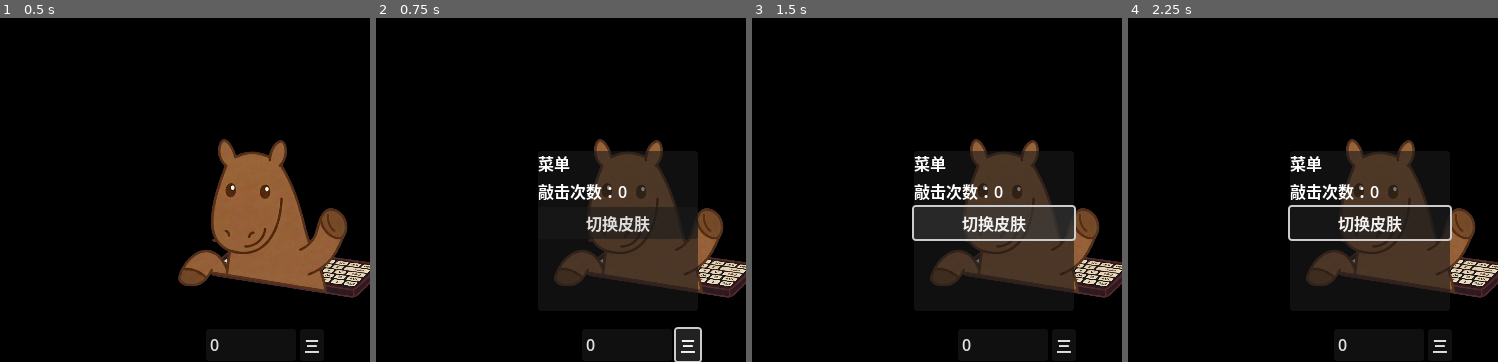
Above: before the commit, frames 1-4 (left to right).
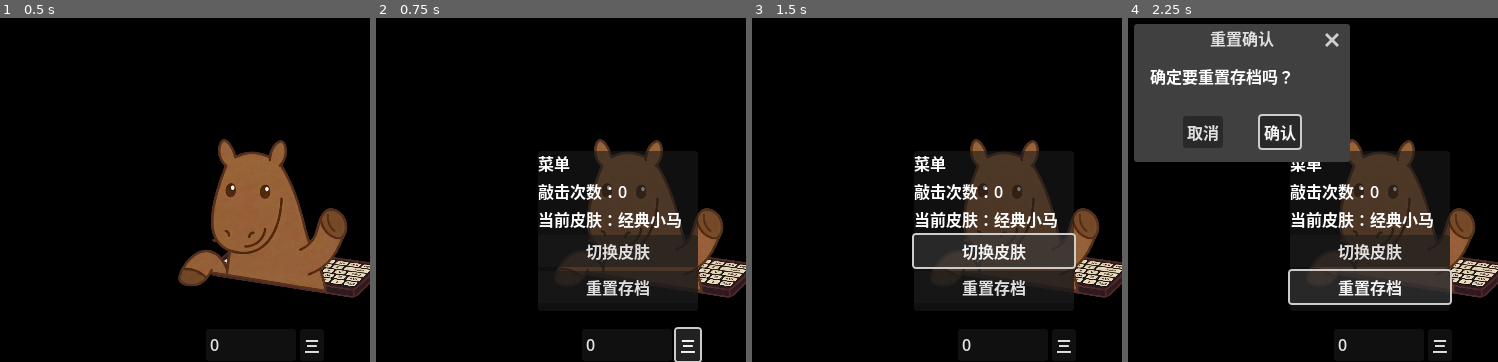
Above: after the commit, the same moments.

Repository: jackcc1642/BongoDada
Game: Godot game, scene res://main.tscn
Two runs of this game, one before a commit and one after it. Both use one fixed random seed, a clock stepped at 60 frames per second and the inputs below.
Inputs (mouse positions are in pixels of both pictures, inside the frame that each line leads up to):
- Up to frame 1 (0.5 s): no input
- Up to frame 2 (0.75 s): click "三" at 0.5 s
- Up to frame 3 (1.5 s): click "切换皮肤" at 1.25 s
- Up to frame 4 (2.25 s): click (1368, 286) at 2 s, where only the run after the commit has a clickable "重置存档"

Frame 1 is identical in both runs. In frame 2, 6.0% of the frame differs, in the area x 44-88%, y 54-81%; in frame 3, 4.3%; in frame 4, 30%, in the area x 1-88%, y 1-84%.

Commit message:
增加菜单皮肤名和重置确认

Diff:
--- a/main.gd
+++ b/main.gd
@@ -11,7 +11,10 @@
 
 @onready var menu_panel: PanelContainer = $UILayer/MenuPanel
 @onready var menu_hits_label: Label = $UILayer/MenuPanel/VBoxContainer/MenuHitsLabel
+@onready var current_skin_label: Label = $UILayer/MenuPanel/VBoxContainer/CurrentSkinLabel
 @onready var skin_switch_btn: Button = $UILayer/MenuPanel/VBoxContainer/SkinSwitchBtn
+@onready var reset_save_btn: Button = $UILayer/MenuPanel/VBoxContainer/ResetSaveBtn
+@onready var reset_confirm_dialog: ConfirmationDialog = $UILayer/ResetConfirmDialog
 
 @onready var unlock_bubble: Button = $UILayer/UnlockBUbble
 @onready var item_icon: TextureRect = $UILayer/UnlockBUbble/ItemIcon
@@ -68,6 +71,8 @@
 	unlock_bubble.pressed.connect(_on_unlock_bubble_pressed)
 	menu_btn.pressed.connect(_on_menu_btn_pressed)
 	skin_switch_btn.pressed.connect(_on_skin_switch_btn_pressed)
+	reset_save_btn.pressed.connect(_on_reset_save_btn_pressed)
+	reset_confirm_dialog.confirmed.connect(_on_reset_confirm_dialog_confirmed)
 
 	# 游戏开始时，读取 Config 里的当前皮肤并应用
 	change_skin(Config.current_skin_id)
@@ -226,6 +231,10 @@
 func refresh_menu() -> void:
 	menu_hits_label.text = "敲击次数：" + str(Config.total_hits)
 
+	var skin_data = Config.skins.get(Config.current_skin_id, {})
+	var skin_name = skin_data.get("name", Config.current_skin_id)
+	current_skin_label.text = "当前皮肤：" + skin_name
+
 func _on_skin_switch_btn_pressed() -> void:
 	var skin_count = Config.unlocked_skins.size()
 	if skin_count <= 0:
@@ -241,3 +250,14 @@
 	change_skin(Config.current_skin_id)
 	Config.save_game()
 	refresh_menu()
+
+func _on_reset_save_btn_pressed() -> void:
+	reset_confirm_dialog.popup_centered()
+
+func _on_reset_confirm_dialog_confirmed() -> void:
+	Config.reset_player_data()
+	change_skin(Config.current_skin_id)
+	hit_counter.text = str(Config.total_hits)
+	unlock_bubble.visible = false
+	pending_reward_data = null
+	refresh_menu()
--- a/main.tscn
+++ b/main.tscn
@@ -154,6 +154,20 @@
 layout_mode = 2
 text = "敲击次数：0"
 
+[node name="CurrentSkinLabel" type="Label" parent="UILayer/MenuPanel/VBoxContainer"]
+layout_mode = 2
+text = "当前皮肤：经典小马"
+
 [node name="SkinSwitchBtn" type="Button" parent="UILayer/MenuPanel/VBoxContainer"]
 layout_mode = 2
 text = "切换皮肤"
+
+[node name="ResetSaveBtn" type="Button" parent="UILayer/MenuPanel/VBoxContainer"]
+layout_mode = 2
+text = "重置存档"
+
+[node name="ResetConfirmDialog" type="ConfirmationDialog" parent="UILayer"]
+title = "重置确认"
+ok_button_text = "确认"
+dialog_text = "确定要重置存档吗？"
+cancel_button_text = "取消"
--- a/scripts/Config.gd
+++ b/scripts/Config.gd
@@ -8,7 +8,7 @@
 var total_hits: int = 0
 var unlocked_skins: Array = ["base_pony"] # 默认已拥有的皮肤
 var claimed_rewards: Array = [] # 记录已经点过气泡领取的奖励，避免重复弹
-
+var current_skin_id: String = "base_pony"
 
 # 策划配表
 var unlock_config = {
@@ -77,9 +77,6 @@
 	}
 }
 
-# 记录当前正在使用的皮肤 ID
-var current_skin_id: String = "base_pony"
-
 # 存档功能
 func save_game() -> void:
 	var save_data = {
@@ -113,3 +110,11 @@
 	unlocked_skins = save_data.get("unlocked_skins", ["base_pony"])
 	claimed_rewards = save_data.get("claimed_rewards", [])
 	current_skin_id = save_data.get("current_skin_id", "base_pony")
+
+# 重置功能
+func reset_player_data() -> void:
+	total_hits = 0
+	unlocked_skins = ["base_pony"]
+	claimed_rewards = []
+	current_skin_id = "base_pony"
+	save_game()
Not shown, added: docs/学习进度.md
